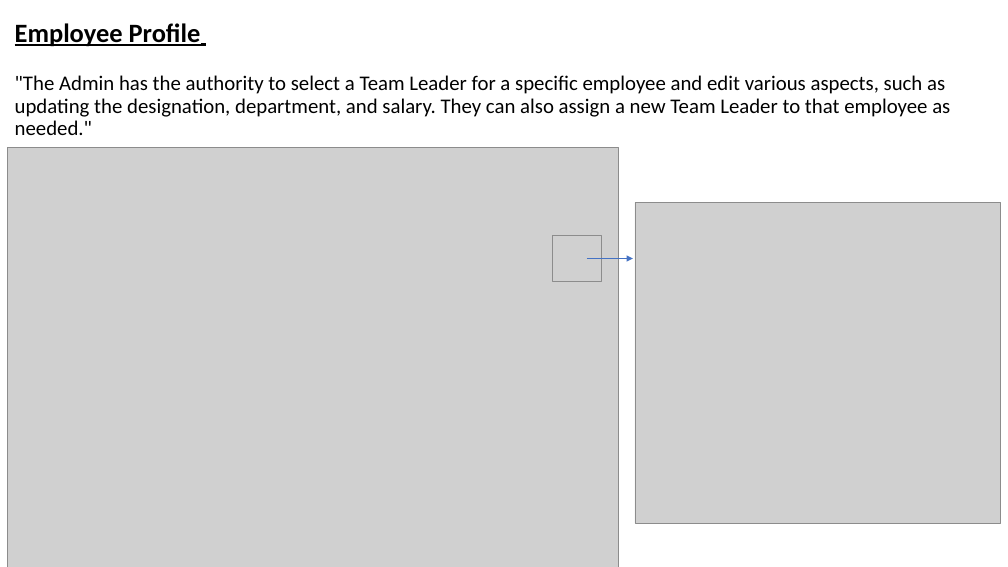
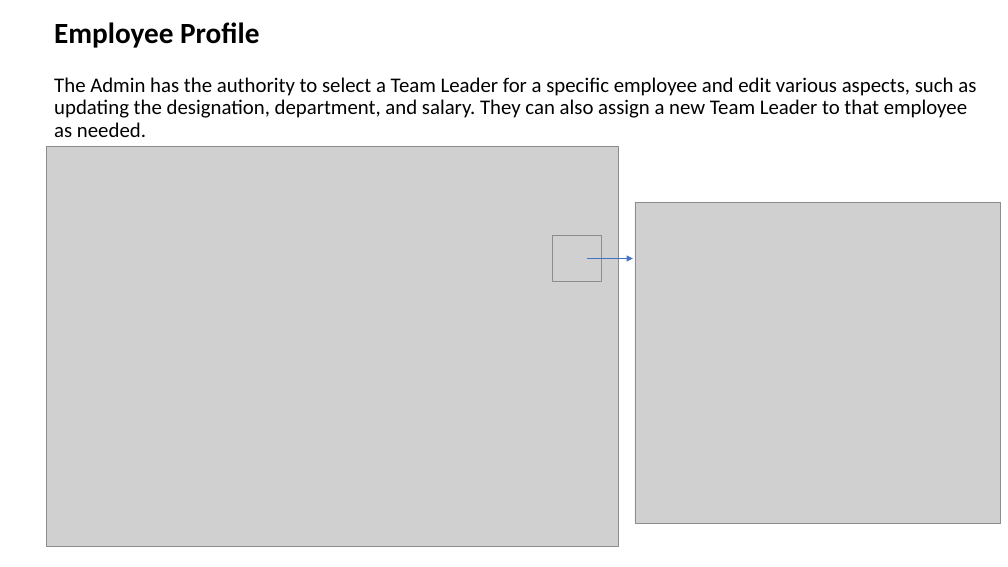
Before and after one commit to farhana2023/HRSystem, a slide deck: slide 26 of StaffSphere.pptx. Drawn at 1008x567 pixels with LibreOffice and Linux fonts; fonts in the diff are those of the drawing; grey boxes stand for pictures. Boxes give left, top, right and bottom in pixels: in the first picture for what was removed or moved away, otherwise in the second. Text is boxed around its words. In the diff, an @@ line names an element or a change of style, - is before the commit and + after.

```diff
--- a/StaffSphere.pptx
+++ b/StaffSphere.pptx
@@ title at bbox=[54, 22, 976, 137]: text changed @@
-Employee Profile
-"The Admin has the authority to select a Team Leader for a specific employee and edit various aspects, such as updating the designation, department, and salary. They can also assign a new Team Leader to that employee as needed."
+Employee Profile
+The Admin has the authority to select a Team Leader for a specific employee and edit various aspects, such as updating the designation, department, and salary. They can also assign a new Team Leader to that employee as needed.
@@ picture: place and size @@
-picture at bbox=[8, 147, 618, 567]
+picture at bbox=[47, 146, 619, 546]
```
Also in this commit, not shown: 38 other slides changed, 1 slide removed, 1 other file.
